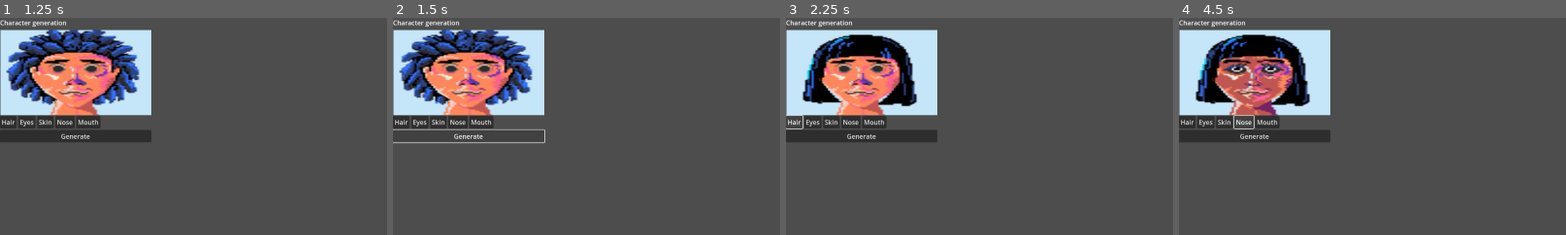
Above: before the commit, frames 1-4 (left to right).
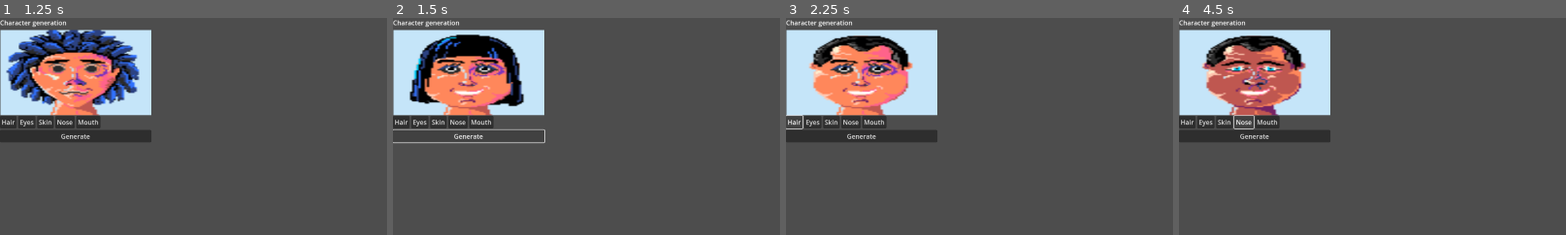
Above: after the commit, the same moments.

Repository: ekaktusz/anoobis
Game: Godot game, scene res://tinder_scene.tscn
Two runs of this game, one before a commit and one after it. Both use one fixed random seed, a clock stepped at 60 frames per second and the inputs below.
Inputs:
- Up to frame 1 (1.25 s): click "TO HEAVEN" at 0.5 s
- Up to frame 2 (1.5 s): click "Generate" at 1.25 s
- Up to frame 3 (2.25 s): click "Hair" at 2 s
- Up to frame 4 (4.5 s): click "Eyes" at 2.75 s; click "Skin" at 3.5 s; click "Nose" at 4.25 s
The pictures show only the part of the screen within x 0-50%, y 0-50%; the shares and areas given below are measured in that part.

Frame 1 is identical in both runs. In frame 2, 8.2% of the frame differs, in the area x 1-37%, y 5-42%; in frame 3, 6.1%; in frame 4, 6.3%.

Commit message:
Generate function implemented. Generate button does the random generation.

Diff:
--- a/character_generator.gd
+++ b/character_generator.gd
@@ -74,6 +74,7 @@
 	$VBoxContainer/PortraitContainer/NoseLayer/NoseTexture.texture = noses[current_nose_id]
 	$VBoxContainer/PortraitContainer/MouthLayer/MouthTexture.texture = mouths[current_mouth_id]
 
+	randomize()
 
 
 # Called every frame. 'delta' is the elapsed time since the previous frame.
@@ -107,3 +108,23 @@
 func _on_skin_button_pressed() -> void:
 	current_skin_id = (current_skin_id + 1)%skins.size()
 	$VBoxContainer/PortraitContainer/SkinLayer/SkinTexture.texture = skins[current_skin_id]
+
+
+func _on_generate_button_pressed() -> void:
+	var rand_hair = randi()%hair_fronts.size()
+	current_hair_front_id = rand_hair
+	current_hair_back_id = rand_hair
+	$VBoxContainer/PortraitContainer/FrontHairLayer/FrontHairTexture.texture = hair_fronts[current_hair_front_id]
+	$VBoxContainer/PortraitContainer/BackHairLayer/BackHairTexture.texture = hair_backs[current_hair_back_id]
+
+	current_eye_id = randi()%eyes.size()
+	$VBoxContainer/PortraitContainer/EyesLayer/EyesTexture.texture = eyes[current_eye_id]
+
+	current_skin_id = randi()%skins.size()
+	$VBoxContainer/PortraitContainer/SkinLayer/SkinTexture.texture = skins[current_skin_id]
+
+	current_nose_id = randi()%noses.size()
+	$VBoxContainer/PortraitContainer/NoseLayer/NoseTexture.texture = noses[current_nose_id]
+
+	current_mouth_id = randi()%mouths.size()
+	$VBoxContainer/PortraitContainer/MouthLayer/MouthTexture.texture = mouths[current_mouth_id]
--- a/character_generator.tscn
+++ b/character_generator.tscn
@@ -120,3 +120,4 @@
 [connection signal="pressed" from="VBoxContainer/GeneratePartsHBox/SkinButton" to="." method="_on_skin_button_pressed"]
 [connection signal="pressed" from="VBoxContainer/GeneratePartsHBox/NoseButton" to="." method="_on_nose_button_pressed"]
 [connection signal="pressed" from="VBoxContainer/GeneratePartsHBox/MouthButton" to="." method="_on_mouth_button_pressed"]
+[connection signal="pressed" from="VBoxContainer/GenerateButton" to="." method="_on_generate_button_pressed"]
